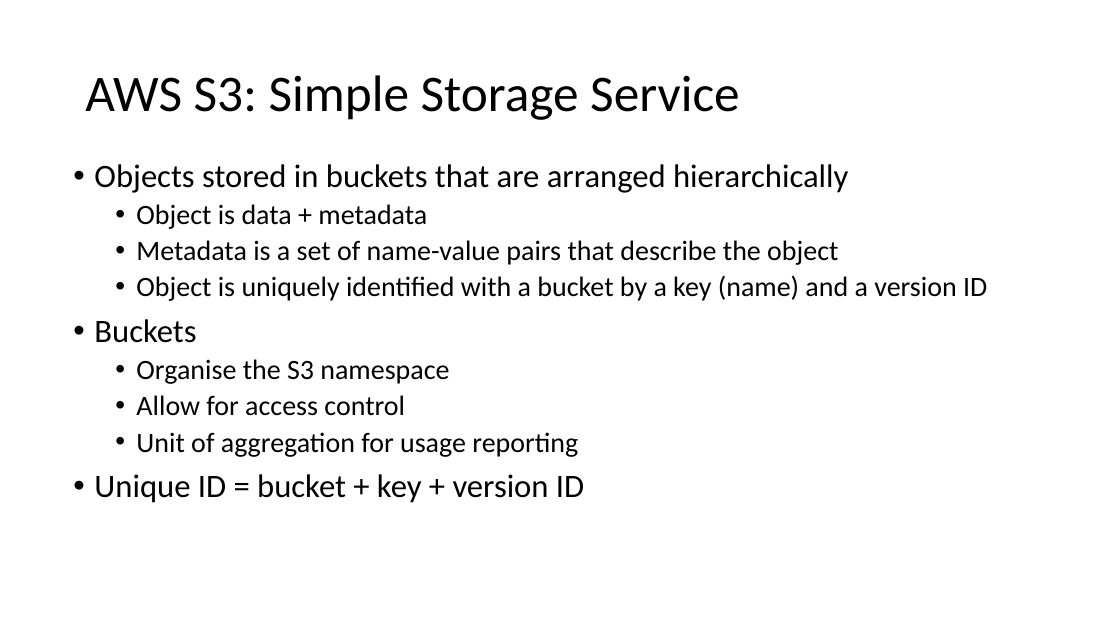
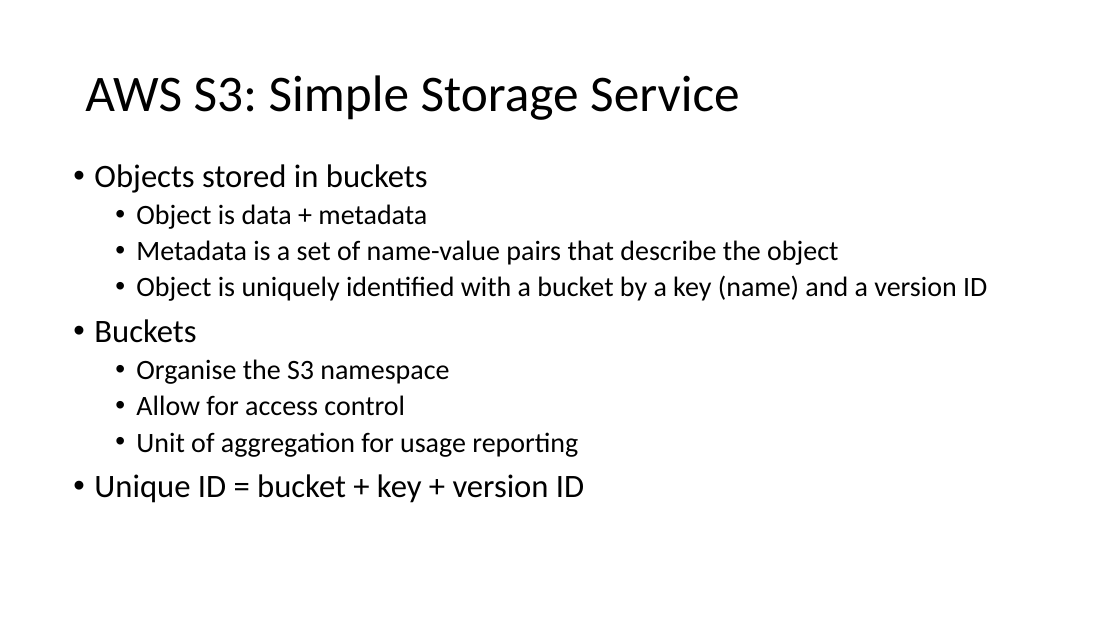
Before and after one commit to uwacsp/cits5503, a slide deck: slide 5 of Lectures/CITS5503LectureStorage.pptx. Drawn at 1120x630 pixels with LibreOffice and Linux fonts; fonts in the diff are those of the drawing. Boxes give left, top, right and bottom in pixels: in the first picture for what was removed or moved away, otherwise in the second. Text is boxed around its words. In the diff, an @@ line names an element or a change of style, - is before the commit and + after.

Commit message:
correction to StorageLecture

```diff
--- a/Lectures/CITS5503LectureStorage.pptx
+++ b/Lectures/CITS5503LectureStorage.pptx
@@ text at [94, 164, 428, 193]: text changed @@
-• Objects stored in buckets that are arranged hierarchically
+• Objects stored in buckets
```
Also in this commit, not shown: 3 other files.
